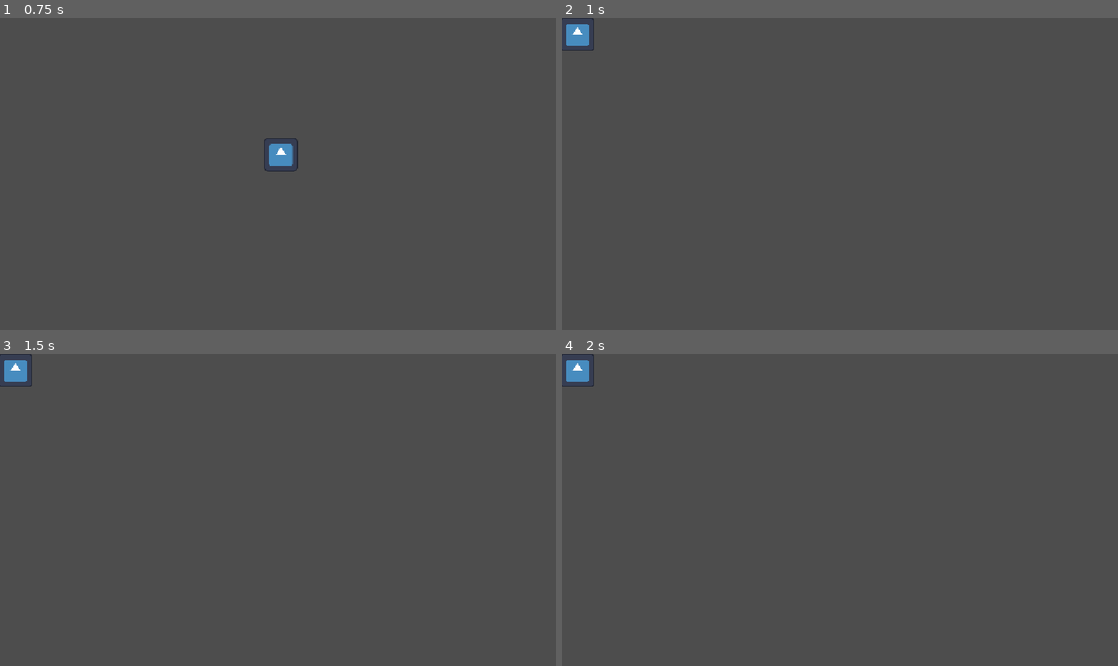
Above: before the commit, frames 1-4 (two rows, left to right).
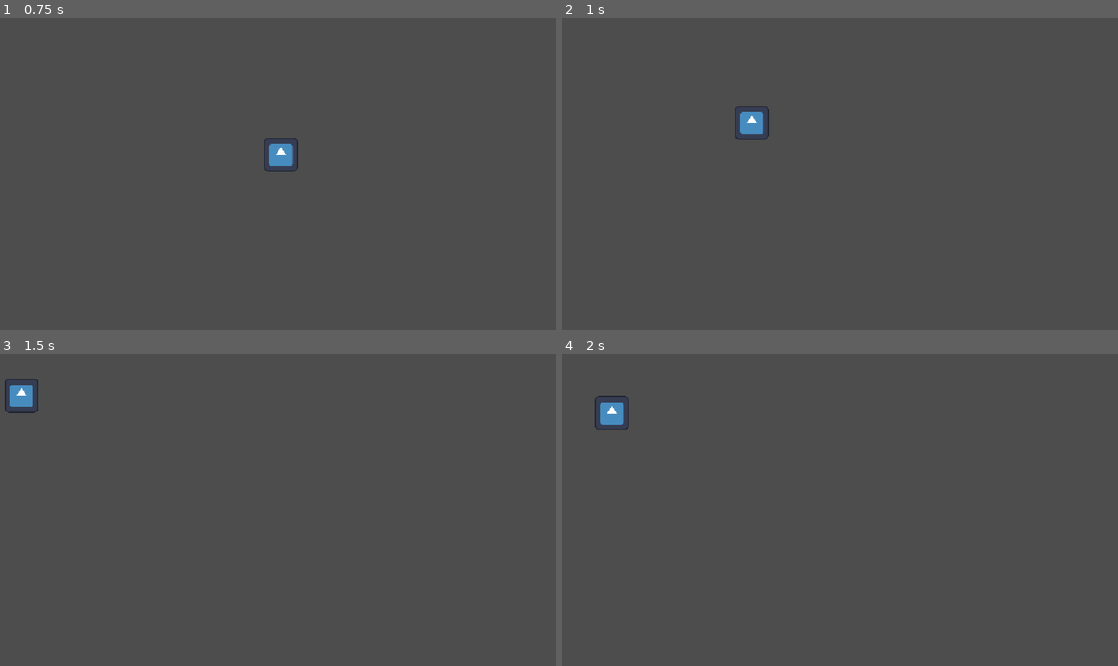
Above: after the commit, the same moments.

Repository: LiamNgo-Heli4m/BouncingRange
Game: Godot game, scene res://PlaceholderGame/placeholder_game.tscn
The game is run twice, just before and just after one commit, with the same random seed, the same clock (stepped at 60 frames per second) and the same inputs. The engine's default icon, where the game draws it, is replaced by a stand-in: a white triangle on a blue panel in a dark square.
Inputs (mouse positions are in pixels of both pictures, inside the frame that each line leads up to):
- Up to frame 1 (0.75 s): tap Enter at 0.5 s; move the mouse to (400, 158) at 0.52 s; hold Right from 0.53 s (still down); tap Alt at 0.6 s; click (400, 158) at 0.67 s
- Up to frame 2 (1 s): keep holding Right
- Up to frame 3 (1.5 s): release Right at 1.25 s; drag from (166, 525) to (250, 572) at 1.27 s
- Up to frame 4 (2 s): no input

Frame 1 is identical in both runs. In frame 2, 0.7% of the frame differs, in the area x 0-38%, y 0-39%; in frame 3, 0.7%; in frame 4, 0.7%, in the area x 0-12%, y 0-25%.

Commit message:
Add bouncing

Diff:
--- a/Scenes/player_movement.gd
+++ b/Scenes/player_movement.gd
@@ -2,6 +2,11 @@
 
 var isDragging = false
 var vector: Vector2
+const initialSpeed = 800
+var speed = initialSpeed
+var direction: Vector2
+
+var wasDragging = false
 
 @onready var sprite = $PlaceholderSprite
 
@@ -11,16 +16,24 @@
 
 
 # Called every frame. 'delta' is the elapsed time since the previous frame.
-func _process(delta: float) -> void:
+func _physics_process(delta: float) -> void:
+	print(direction, vector)
 	if isDragging:
 		var startPos = self.position
 		var endPos = get_local_mouse_position()
 
 		vector = startPos - endPos
-	else:
-		velocity += vector
 
-	move_and_slide()
+	if not isDragging and wasDragging:
+		direction = vector.normalized()
+
+	var collision = move_and_collide(direction * speed * delta)
+
+	if collision:
+		direction = direction.bounce(collision.get_normal())
+
+
+	wasDragging = isDragging
 
 func _input(event: InputEvent) -> void:
 	if event is InputEventMouseButton and event.button_index == MOUSE_BUTTON_LEFT:
